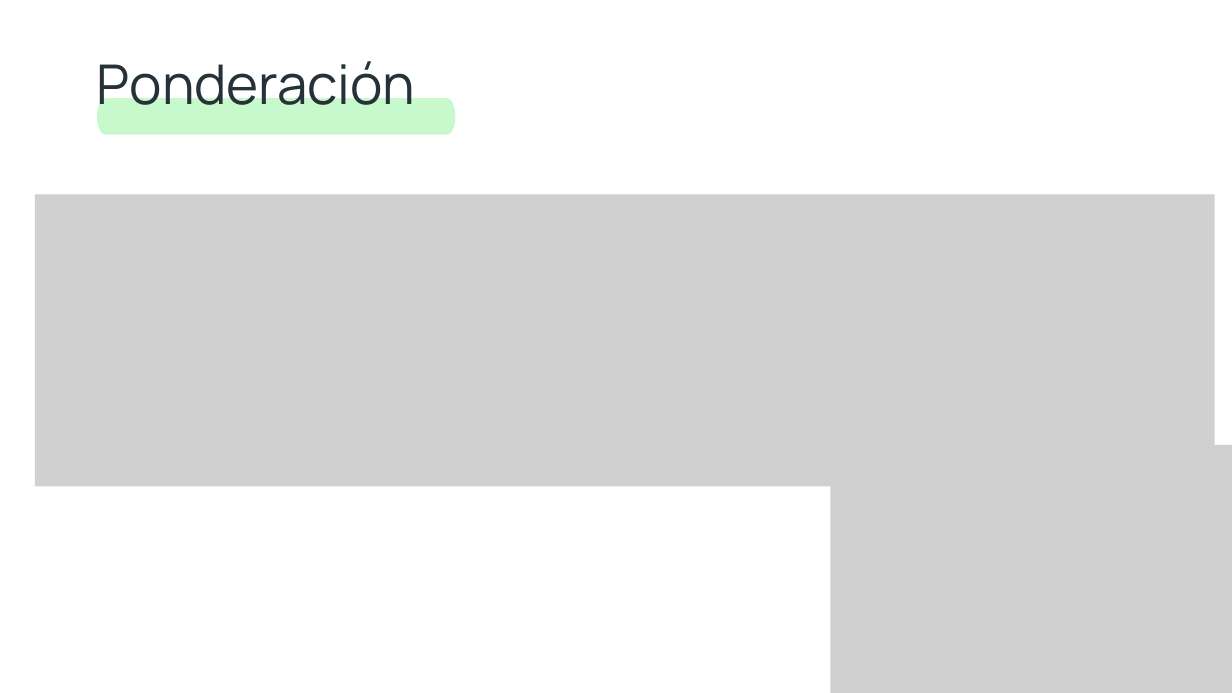
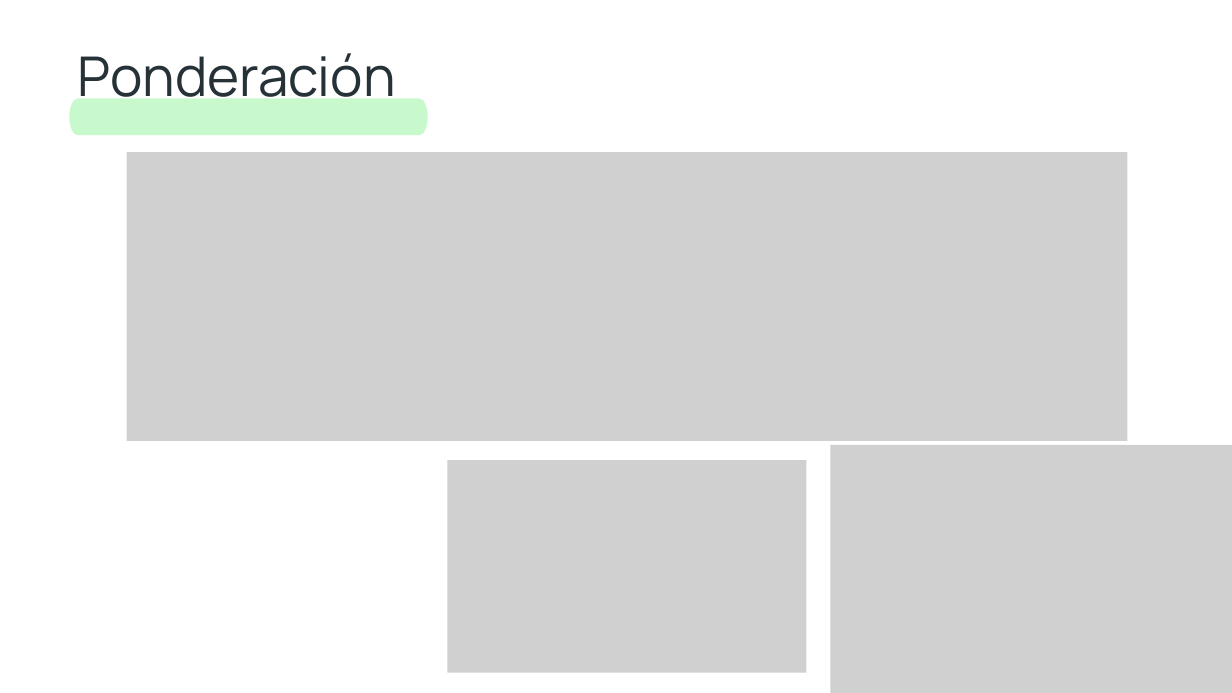
Before and after one commit to Jucer74/SoftwareArchitecture, a slide deck: slide 9 of Project/Context/GUYP.context.pptx. Drawn at 1232x693 pixels with LibreOffice and Linux fonts; fonts in the diff are those of the drawing; grey boxes stand for pictures. Boxes give left, top, right and bottom in pixels: in the first picture for what was removed or moved away, otherwise in the second. Text is boxed around its words. In the diff, an @@ line names an element or a change of style, - is before the commit and + after.

```diff
--- a/Project/Context/GUYP.context.pptx
+++ b/Project/Context/GUYP.context.pptx
@@ text "Ponderación" moved from (x1=97, y1=61, x2=415, y2=119) to (x1=78, y1=53, x2=396, y2=111) @@
@@ freeform shape moved from (x1=97, y1=98, x2=455, y2=135) to (x1=69, y1=99, x2=428, y2=136) @@
@@ picture resized from (x1=34, y1=195, x2=1215, y2=487) to (x1=127, y1=152, x2=1127, y2=441) @@
@@ picture added at (x1=447, y1=460, x2=806, y2=673) @@
```
Also in this commit, not shown: 2 other slides changed, 1 other file.
